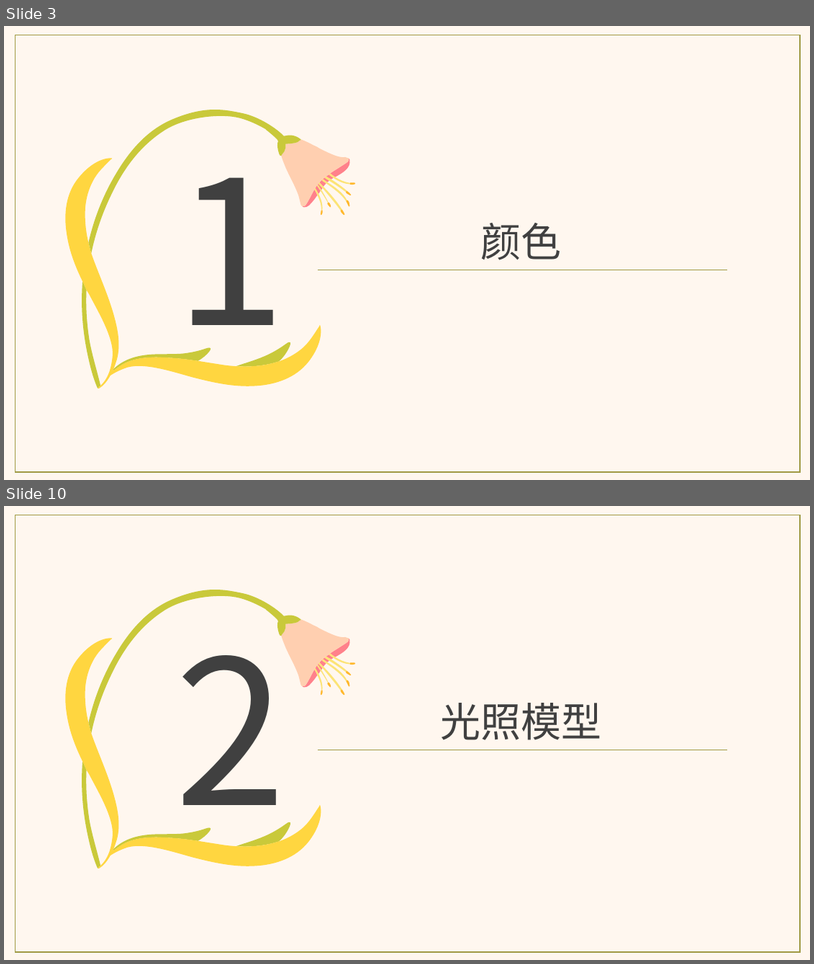
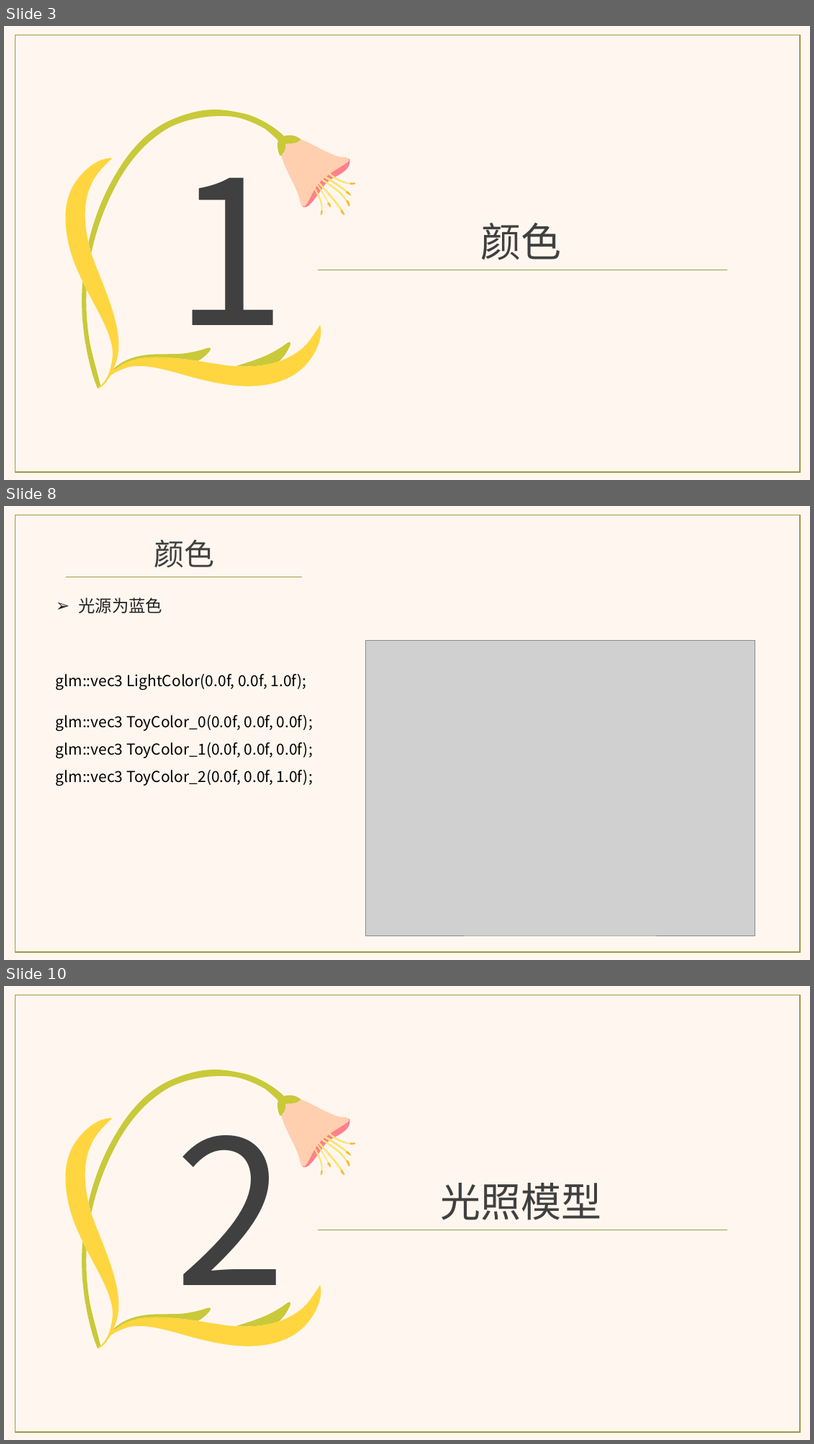
Before and after one commit to aliwanzi/Learn_OpenGL, a slide deck: resources/doc/LearnOpenGL_02.pptx. Shown one above the other, each under a label of ours: slides 3 and 10 before the commit, slides 3, 8 and 10 after it; the slides between them are not shown. The pictures are 814x964 and 814x1444 pixels, drawn with LibreOffice and Linux fonts; fonts in the diff are those of the drawing; grey boxes stand for pictures. Boxes give left, top, right and bottom in pixels: in the first picture for what was removed or moved away, otherwise in the second. Text is boxed around its words. In the diff, an @@ line names an element or a change of style, - is before the commit and + after.

```diff
--- a/resources/doc/LearnOpenGL_02.pptx
+++ b/resources/doc/LearnOpenGL_02.pptx
@@ slide 8 added at [4, 506, 810, 960], background #FFF7EF @@
@@ rectangle added at [16, 515, 801, 952], outline #A09A45 1 pt @@
@@ text added at [154, 540, 214, 567], 36 pt, text #404040 @@
+颜色
@@ line added from (67, 577) to (302, 577), #A09A45 0.5 pt @@
@@ text added at [78, 597, 162, 613], 20 pt, text #222222 @@
+➢ 光源为蓝色
@@ picture added at [366, 641, 756, 936] @@
@@ text added at [56, 674, 307, 690], 18 pt, text #000000 @@
+glm::vec3 LightColor(0.0f, 0.0f, 1.0f);
@@ text added at [56, 715, 313, 785], 18 pt, text #000000 @@
+glm::vec3 ToyColor_0(0.0f, 0.0f, 0.0f);
+glm::vec3 ToyColor_1(0.0f, 0.0f, 0.0f);
+glm::vec3 ToyColor_2(0.0f, 0.0f, 1.0f);
```
Also in this commit, not shown: 18 slides changed, 10 other slides added, 3 slides removed.
